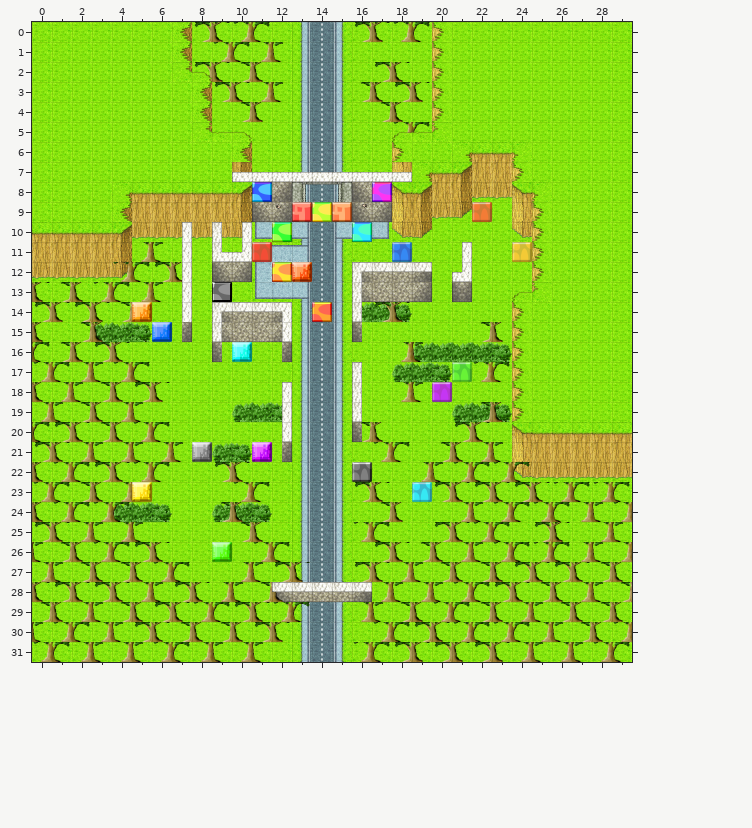
Tiled map: modules/Year8/1/lesson2/scenes/gate.tmx. The picture above was drawn from the file before the commit.
Cells are 64x64 px. Shown: x 0..29, y 0..31.
After the commit:
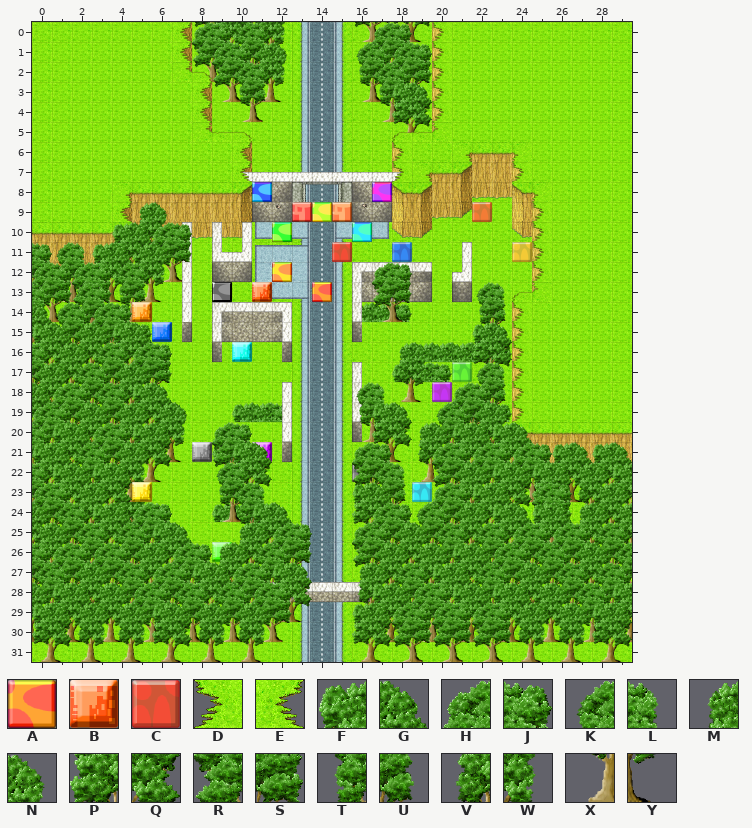
Key: from "Blocks": A 0, B 8, C 16; from "Cliff": D 61, E 62; from "Trees": F 8, G 9, H 10, J 11, K 12, L 13, M 14, N 15, P 24, Q 25, R 26, S 27, T 28, U 29, V 30, W 31, X 46, Y 47.
_ is an empty cell.
Tiles replaced or removed in this view: A, B, C, X, Y.
Tiles of an added or newly shown layer are drawn over the layers below it.
Diff:
Changed rows in their new state; . is an unchanged cell.
Layer "TreeBottom":
first column x 18:
16 __
Layer "Sprite":
first column x 11:
11 _...C
12 .._..
13 B..A.
14 ..._.
Layer "TreeMiddle" (now shown):
first column x 0:
 0 .........PQVW.................
 1 ........RSTU.....RS...........
 2 .........RSVW...TURS..........
 3 ..........TU.....TU...........
 4 ..................PQ..........
 7 ..........E.......D...........
10 .....VW.......................
11 ....PQRS......................
12 STUPQVW.......................
13 RSRSTU...........RS...........
14 U.TU..................TU......
15 QTURS.........................
16 PQVWPQ................PQ......
17 UVWTURS...........VW..........
18 VWTUVW................TU......
19 QRSTUPQ.........TU...RS.......
20 RSVWVWVW.........PQ.TUVW......
21 UPQRSPQ..RS........VWPQPQ.....
22 PQTUVW....PQ....RS..RSRSRSPQPQ
23 UPQPQ....TU......TU..VWPQPQVWP
24 RSVWVW....TU....PQ..RSPQ.RS.VW
25 WTUPQRS....PQ....RSTUVWPQPQVWV
26 VWTUTUPQ..VWRS..RSVWTUTURSRSTU
27 SRSRSVWRSVWTU....VWVWPQRSTUVWT
28 TUVWTURSPQRSPQ..VWTUPQTUVWTUTU
29 WPQVWRSTUTURS....PQRSPQPQVWTUP
30 PQVWVWPQVWVW....PQRSRSRSVWVWPQ
Layer "TreeTop" (now shown):
first column x 8:
 0 HJKL.....HJ.
 1 .HJMN...KLHJ
 2 ..KL.....KL.
 3 ..........FG
first column x 0:
 9 .....MN.......................
10 ....FGHJ......................
11 JKLFGMN.......................
12 HJHJKL...........HJ...........
13 L.KL..................KL......
14 GKLHJ.........................
15 FGMNFG................FG......
16 LMNKLHJ...........MN..........
17 MNKLMN................KL......
18 GHJKLFG.........KL...HJ.......
19 HJMNMNMN.........FG.KLMN......
20 LFGHJFG..HJ........MNFGFG.....
21 FGKLMN....FG....HJ..HJHJHJFGFG
22 LFGFG....KL......KL..MNFGFGMNF
23 HJMN......KL....FG..HJFG.HJ.MN
24 NKLFGHJ....FG....HJKLMNFGFGMNM
25 MNKLKLFG..MNHJ..HJMNKLKLHJHJKL
26 JHJHJMNHJMNKL....MNMNFGHJKLMNK
27 KLMNKLHJFGHJFG..MNKLFGKLMNKLKL
28 NFGMNHJKLKLHJ....FGHJFGFGMNKLF
29 FGMNMNFGMNMN....FGHJHJHJMNMNFG
